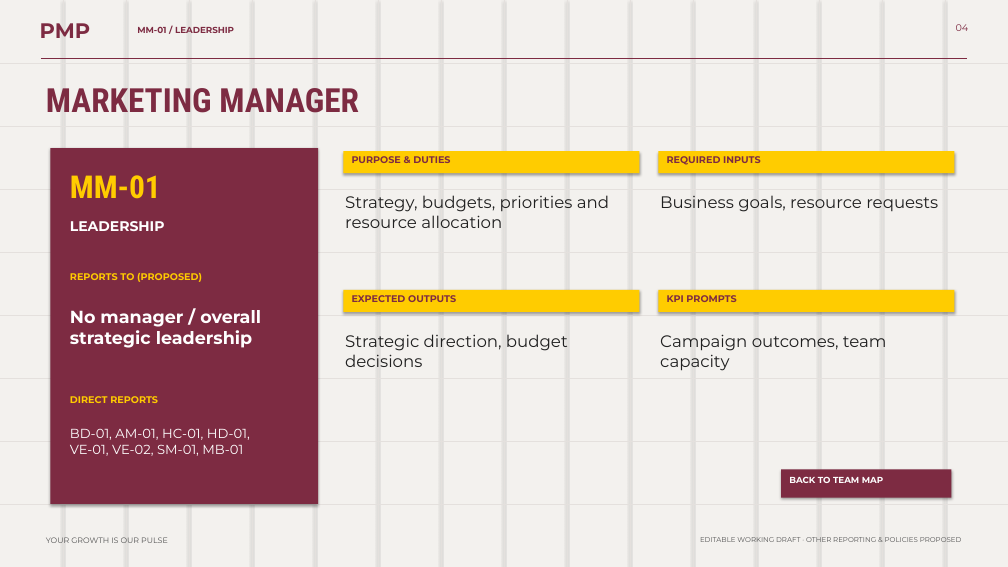
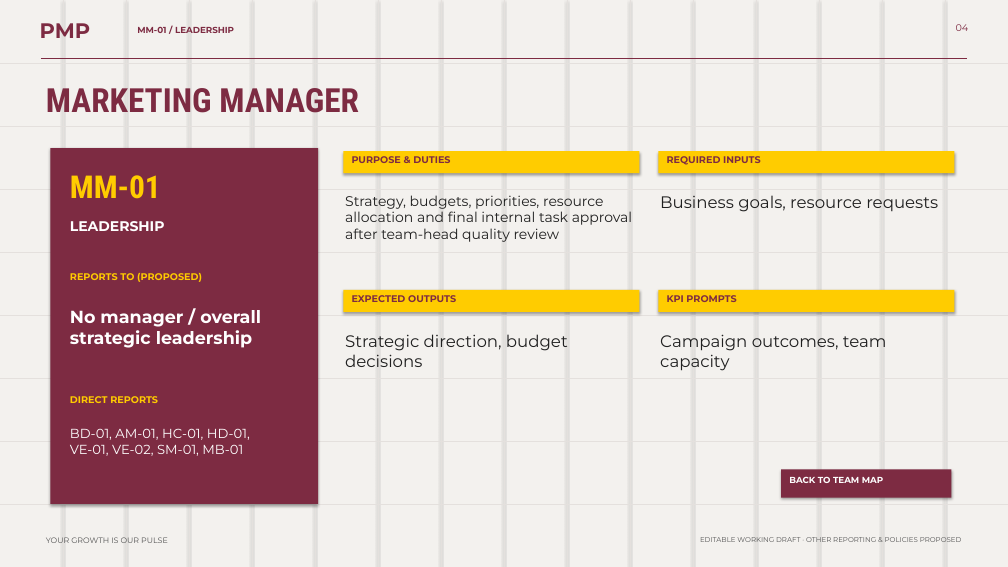
Before and after one commit to bassmasherif888-maker/PMP-Growth-Agency-, a slide deck: slide 4 of presentations/PMP-Growth-OS-Editable.pptx. Drawn at 1008x567 pixels with LibreOffice and Linux fonts; fonts in the diff are those of the drawing. Boxes give left, top, right and bottom in pixels: in the first picture for what was removed or moved away, otherwise in the second. Text is boxed around its words. In the diff, an @@ line names an element or a change of style, - is before the commit and + after.

```diff
--- a/presentations/PMP-Growth-OS-Editable.pptx
+++ b/presentations/PMP-Growth-OS-Editable.pptx
@@ text at box(345, 195, 632, 242): text changed; size 19 to 16 pt @@
-Strategy, budgets, priorities and resource allocation
+Strategy, budgets, priorities, resource allocation and final internal task approval after team-head quality review
```
Also in this commit, not shown: 6 other slides changed, 11 other files.
